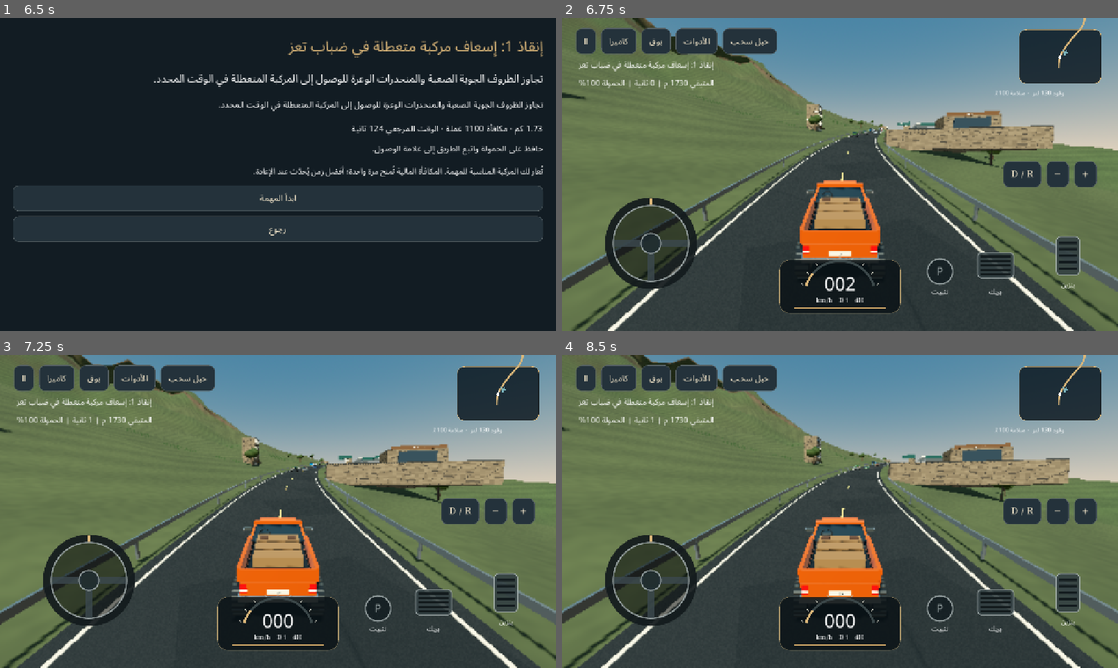
Above: before the commit, frames 1-4 (two rows, left to right).
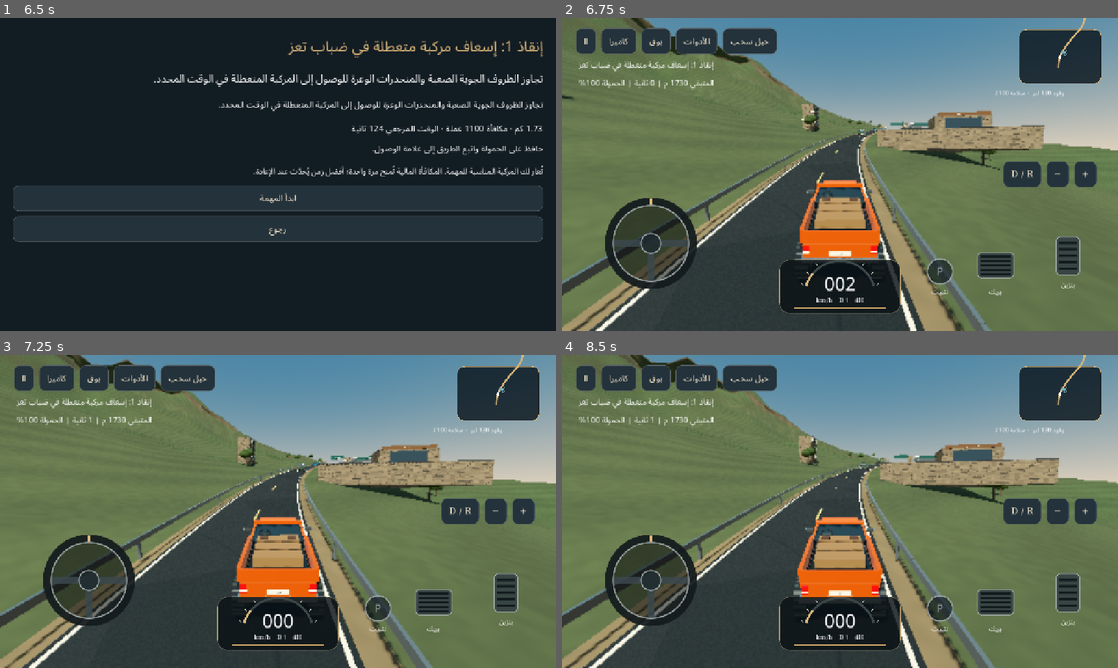
Above: after the commit, the same moments.

Repository: mohmedali23182-jpg/Car-game
Game: Godot game, scene res://scenes/menus/MainMenu.tscn
Two runs of this game, one before a commit and one after it. Both use one fixed random seed, a clock stepped at 60 frames per second and the inputs below.
Inputs (mouse positions are in pixels of both pictures, inside the frame that each line leads up to):
- Up to frame 1 (6.5 s): move the mouse to (400, 158) at 0.52 s; hold D 0.53-1.25 s; hold H 0.53-1.25 s; click (400, 158) at 0.67 s; tap Space at 0.77 s; click "القصة" at 1.25 s; click "النقيل" at 2 s; click "سباق" at 2.75 s; click "بضائع" at 3.5 s; click "ركاب" at 4.25 s; click "إنقاذ" at 5 s; click "إنقاذ 1: إسعاف مركبة متعطلة ف…" at 5.75 s
- Up to frame 2 (6.75 s): click "ابدأ المهمة" at 6.5 s
- Up to frame 3 (7.25 s): no input
- Up to frame 4 (8.5 s): click "الأدوات" at 7.25 s; click "استعادة المركبة على الطريق" at 8 s

Frame 1 is identical in both runs. In frame 2, 16% of the frame differs, in the area x 0-100%, y 0-100%; in frame 3, 17%; in frame 4, 17%.

Commit message:
Improve mountain road proportions and right-hand traffic braking

Diff:
--- a/Masalik-3D/scripts/core/game_session.gd
+++ b/Masalik-3D/scripts/core/game_session.gd
@@ -35,8 +35,9 @@
 		selected=mission.recommendedVehicleId;distance=float(mission.startDistanceM)
 		custom=PersistenceManager.save_data.vehicle_customizations.get(selected,{}).duplicate(true)
 		custom.cargo=float(mission.get("cargoRequiredPct",0))
-	car=RaycastVehicleBody.new();car.spec=VehicleFleetRegistry.get_spec(selected);car.custom=custom;car.position=world.point_at(distance)+Vector3.UP*1.2;car.basis=world.basis_at(distance)
-	if not mission.is_empty() and float(mission.finishDistanceM)<distance: car.basis=car.basis.rotated(Vector3.UP,PI)
+	car=RaycastVehicleBody.new();car.spec=VehicleFleetRegistry.get_spec(selected);car.custom=custom;car.position=world.point_at(distance)+world.basis_at(distance).x*world.ROAD_HALF_WIDTH*0.5+Vector3.UP*1.2;car.basis=world.basis_at(distance)
+	if not mission.is_empty() and float(mission.finishDistanceM)<distance:
+		car.basis=car.basis.rotated(Vector3.UP,PI);car.position=world.point_at(distance)-world.basis_at(distance).x*world.ROAD_HALF_WIDTH*0.5+Vector3.UP*1.2
 	add_child(car);world.player=car;world.distance=distance;world.last_index=int(distance/4);world.update_chunks(distance)
 	if mission.is_empty():
 		car.fuel=clampf(float(PersistenceManager.save_data.fuel),0,float(car.spec.fuelTankLiters));car.health=float(PersistenceManager.save_data.health)
@@ -155,7 +156,8 @@
 func recover() -> void:
 	var orientation := world.basis_at(world.distance)
 	if missions.running and missions.direction<0: orientation=orientation.rotated(Vector3.UP,PI)
-	car.teleport_to(Transform3D(orientation,world.point_at(world.distance)+Vector3.UP*1.2))
+	var side := -1.0 if missions.running and missions.direction<0 else 1.0
+	car.teleport_to(Transform3D(orientation,world.point_at(world.distance)+world.basis_at(world.distance).x*world.ROAD_HALF_WIDTH*0.5*side+Vector3.UP*1.2))
 	controls.reset_input();starting_parked=true
 func show_panel(title: String) -> VBoxContainer:
 	controls.reset_input();controls.hide();top.hide();status.hide();navigation.hide();mini_map.hide();instruments.hide();hud.get_node("GearControls").hide()
--- a/Masalik-3D/scripts/world/traffic_ai_manager.gd
+++ b/Masalik-3D/scripts/world/traffic_ai_manager.gd
@@ -26,18 +26,21 @@
 		var dir := 1.0 if i%2==0 else -1.0
 		if distances[i]<0 or absf(distances[i]-world.distance)>350 or distances[i]<10 or distances[i]>14990:
 			distances[i]=clampf(world.distance+70+i*32,10,14990)
-			car.position=world.point_at(distances[i])+world.basis_at(distances[i]).x*(-2.6*dir)+Vector3.UP*0.9
+			car.position=world.point_at(distances[i])+world.basis_at(distances[i]).x*(world.ROAD_HALF_WIDTH*0.5*dir)+Vector3.UP*0.9
 		var future := world.basis_at(distances[i]+dir*20)
 		var current := world.basis_at(distances[i])
 		var curve_slow := absf(future.z.signed_angle_to(current.z,Vector3.UP))
 		var target_speed := 14.0/(1+curve_slow*8)
 		var ahead := -current.z*dir
-		var query := PhysicsRayQueryParameters3D.create(car.global_position+Vector3.UP*0.5,car.global_position+Vector3.UP*0.5+ahead*18)
+		var query := PhysicsRayQueryParameters3D.create(car.global_position+Vector3.UP*0.5,car.global_position+Vector3.UP*0.5+ahead*maxf(18,speeds[i]*1.2+speeds[i]*speeds[i]/8.0))
 		query.collision_mask=3;query.exclude=[car.get_rid()]
-		if not get_world_3d().direct_space_state.intersect_ray(query).is_empty(): target_speed=0
+		var hit := get_world_3d().direct_space_state.intersect_ray(query)
+		if not hit.is_empty():
+			var gap := car.global_position.distance_to(hit.position)
+			target_speed=minf(target_speed,sqrt(maxf(0,8.0*(gap-6.0))))
 		speeds[i]=move_toward(speeds[i],target_speed,delta*4)
 		var next_s := clampf(distances[i]+speeds[i]*delta*dir,0,15000)
-		var next := world.point_at(next_s)+world.basis_at(next_s).x*(-2.6*dir)+Vector3.UP*0.9
+		var next := world.point_at(next_s)+world.basis_at(next_s).x*(world.ROAD_HALF_WIDTH*0.5*dir)+Vector3.UP*0.9
 		var collision := car.move_and_collide(next-car.position)
 		if collision==null: distances[i]=next_s
 		else: speeds[i]=0
--- a/Masalik-3D/scripts/world/world_streaming_manager.gd
+++ b/Masalik-3D/scripts/world/world_streaming_manager.gd
@@ -3,6 +3,7 @@
 const LENGTH := 15000.0
 const STEP := 4.0
 const CHUNK := 500.0
+const ROAD_HALF_WIDTH := 3.6
 var points := PackedVector3Array()
 var rights := PackedVector3Array()
 var curve := Curve3D.new()
@@ -147,17 +148,26 @@
 	var first := int(id*CHUNK/STEP)
 	var end := int((id+1)*CHUNK/STEP)
 	var roads: Dictionary={}
+	var shoulders := SurfaceTool.new();shoulders.begin(Mesh.PRIMITIVE_TRIANGLES)
 	for i in range(first, end):
 		var surface := surface_at(i*STEP)
 		if not roads.has(surface):
 			var tool := SurfaceTool.new();tool.begin(Mesh.PRIMITIVE_TRIANGLES);roads[surface]=tool
 		var road: SurfaceTool=roads[surface]
-		var a := points[i]-rights[i]*5.5
-		var b := points[i]+rights[i]*5.5
-		var c := points[i+1]-rights[i+1]*5.5
-		var d := points[i+1]+rights[i+1]*5.5
-		triangle(road, a,b,c); triangle(road,b,d,c)
+		var a := points[i]-rights[i]*ROAD_HALF_WIDTH
+		var b := points[i]+rights[i]*ROAD_HALF_WIDTH
+		var c := points[i+1]-rights[i+1]*ROAD_HALF_WIDTH
+		var d := points[i+1]+rights[i+1]*ROAD_HALF_WIDTH
+		triangle(road,a,b,c);triangle(road,b,d,c)
+		for side in [-1.0,1.0]:
+			var inner_a: Vector3 = points[i]+rights[i]*side*ROAD_HALF_WIDTH-Vector3.UP*0.015
+			var outer_a: Vector3 = points[i]+rights[i]*side*(ROAD_HALF_WIDTH+0.9)-Vector3.UP*0.16
+			var inner_b: Vector3 = points[i+1]+rights[i+1]*side*ROAD_HALF_WIDTH-Vector3.UP*0.015
+			var outer_b: Vector3 = points[i+1]+rights[i+1]*side*(ROAD_HALF_WIDTH+0.9)-Vector3.UP*0.16
+			if side>0: triangle(shoulders,inner_a,outer_a,inner_b);triangle(shoulders,outer_a,outer_b,inner_b)
+			else: triangle(shoulders,outer_a,inner_a,outer_b);triangle(shoulders,inner_a,inner_b,outer_b)
 	for surface in roads: mesh_body(root,roads[surface],materials[surface],surface)
+	mesh_body(root,shoulders,materials.terrain,"dirt")
 	var terrain := SurfaceTool.new()
 	terrain.begin(Mesh.PRIMITIVE_TRIANGLES)
 	var offsets: Array[float]=terrain_offsets
@@ -176,13 +186,13 @@
 		var frame := basis_at((i+0.5)*STEP)
 		var midpoint := (points[i]+points[i+1])*0.5
 		for side in [-1.0,1.0]:
-			edge_marks.append(Transform3D(frame,midpoint+rights[i]*side*4.9+Vector3.UP*0.025))
+			edge_marks.append(Transform3D(frame,midpoint+rights[i]*side*(ROAD_HALF_WIDTH-0.25)+Vector3.UP*0.025))
 			var entrance := false
 			for stop in service_distances:
 				if side>0 and absf((i+0.5)*STEP-stop)<28: entrance=true
 			if region in [0,1] and i%3==0 and not entrance:
-				posts.append(Transform3D(frame,midpoint+rights[i]*side*6.15+Vector3.UP*0.45))
-			if region in [0,1] and not entrance: rails.append(Transform3D(frame,midpoint+rights[i]*side*6.15+Vector3.UP*0.85))
+				posts.append(Transform3D(frame,midpoint+rights[i]*side*(ROAD_HALF_WIDTH+0.65)+Vector3.UP*0.45))
+			if region in [0,1] and not entrance: rails.append(Transform3D(frame,midpoint+rights[i]*side*(ROAD_HALF_WIDTH+0.65)+Vector3.UP*0.85))
 		if i%4==0: marks.append(Transform3D(frame,midpoint+Vector3.UP*0.03))
 	var box := BoxMesh.new();box.size=Vector3(0.14,0.025,3.4);instances(root,box,materials.gold,marks,500)
 	box=BoxMesh.new();box.size=Vector3(0.13,0.025,4.15);instances(root,box,materials.white,edge_marks,500)
--- a/Masalik-3D/tests/headless_test_runner.gd
+++ b/Masalik-3D/tests/headless_test_runner.gd
@@ -42,7 +42,7 @@
 		check(road_car.grounded>=3,"native road supports wheels at "+str(s))
 		check(road_car.position.y>world.point_at(s).y-2,"no fall through generated terrain at "+str(s))
 		for side in [-1.0,1.0]:
-			var test_point: Vector3=world.point_at(s)+world.basis_at(s).x*side*4.0
+			var test_point: Vector3=world.point_at(s)+world.basis_at(s).x*side*world.ROAD_HALF_WIDTH*0.8
 			var ray := PhysicsRayQueryParameters3D.create(test_point+Vector3.UP*10,test_point-Vector3.UP*10)
 			ray.exclude=[road_car.get_rid()]
 			var hit := world.get_world_3d().direct_space_state.intersect_ray(ray)
--- a/Masalik-3D/tests/ui_smoke.gd
+++ b/Masalik-3D/tests/ui_smoke.gd
@@ -16,6 +16,21 @@
 	if not game.starting_parked or game.car.current_speed_kmh>2:
 		push_error("Automatic startup parking failed");get_tree().quit(1);return
 	print("UI PASS startup parking and horizon camera")
+	for i in range(game.traffic.active_count):
+		var s: float=game.traffic.distances[i]
+		var offset: Vector3=game.traffic.pool[i].position-game.world.point_at(s)
+		var direction := 1.0 if i%2==0 else -1.0
+		if offset.dot(game.world.basis_at(s).x)*direction<0.5: push_error("Traffic lane-side regression");get_tree().quit(1);return
+	print("UI PASS right-hand traffic lane placement")
+	game.traffic.active_count=1
+	var player_s := game.world.distance
+	game.traffic.distances[0]=player_s-18
+	game.traffic.pool[0].position=game.world.point_at(player_s-18)+game.world.basis_at(player_s-18).x*game.world.ROAD_HALF_WIDTH*0.5+Vector3.UP*0.9
+	game.traffic.speeds[0]=9
+	for frame in range(240): await get_tree().physics_frame
+	if player_s-game.traffic.distances[0]<5 or game.traffic.speeds[0]>2:
+		push_error("Traffic stopping-distance regression");get_tree().quit(1);return
+	print("UI PASS traffic safely stops behind parked player")
 	game.pause_menu();await get_tree().process_frame;game.resume();await get_tree().process_frame
 	game.pause_menu();await get_tree().process_frame;game.control_studio();await get_tree().process_frame;game.resume();await get_tree().process_frame
 	game.map_screen();await get_tree().process_frame;game.resume();await get_tree().process_frame
Not shown, changed: Masalik-3D/docs/DRIVING_EXPERIENCE_REFRESH.md
